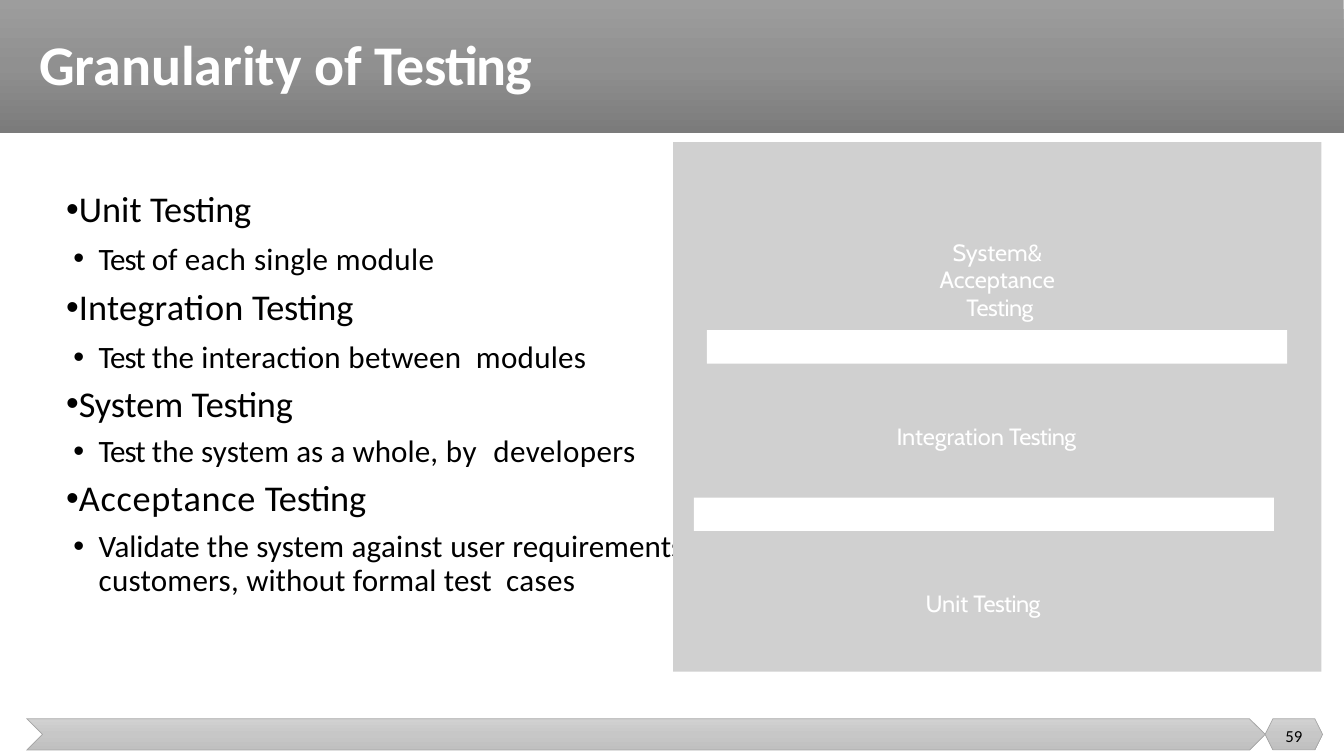
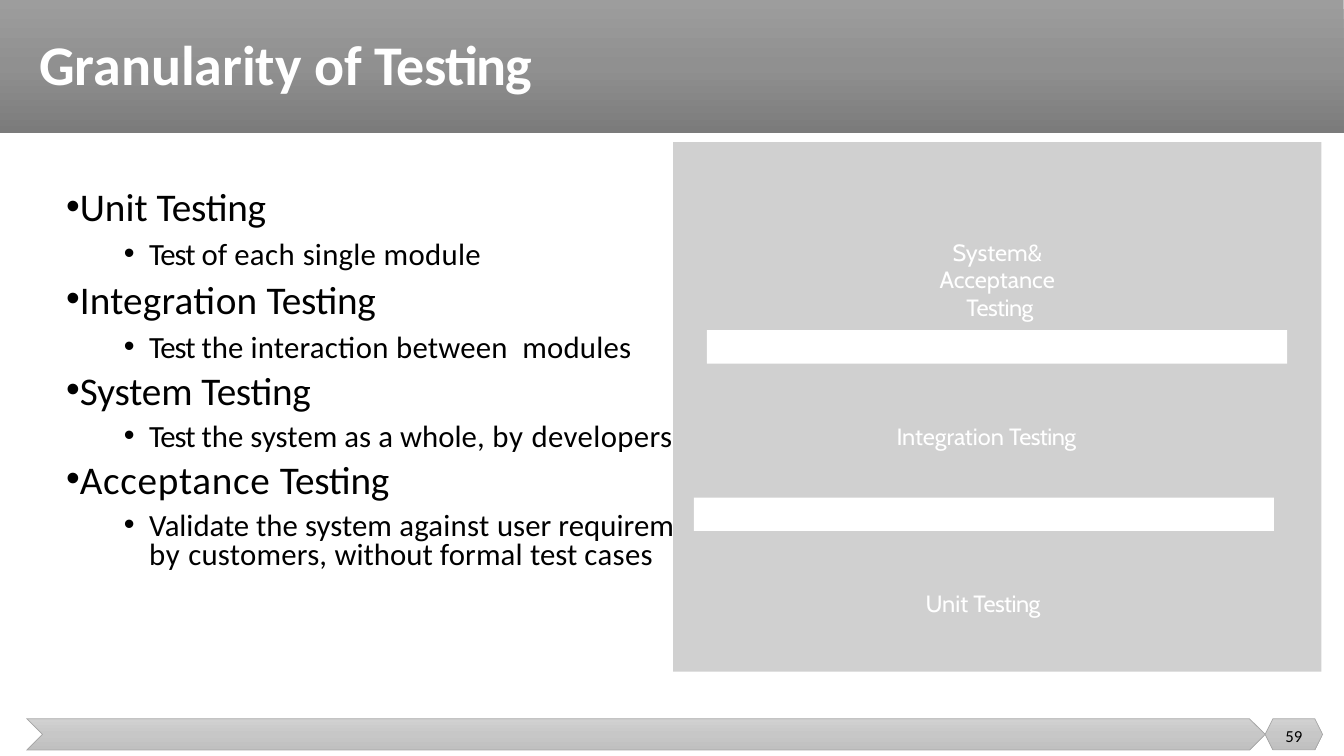
Before and after one commit to malenezi/malenezi, a slide deck: slide 59 of SE401/Lectures/1-Introduction/Introduction.pptx. Drawn at 1344x756 pixels with LibreOffice and Linux fonts; fonts in the diff are those of the drawing; grey boxes stand for pictures. Boxes give left, top, right and bottom in pixels: in the first picture for what was removed or moved away, otherwise in the second. Text is boxed around its words. In the diff, an @@ line names an element or a change of style, - is before the commit and + after.

```diff
--- a/SE401/Lectures/1-Introduction/Introduction.pptx
+++ b/SE401/Lectures/1-Introduction/Introduction.pptx
@@ text "Unit Testing" at bbox=[80, 194, 735, 570]: size 25.9 to 28 pt in "Unit Testing", "Integration Testing", "System Testing", "Acceptance Testing"; size 22.2 to 22 pt in "Test of each single module", "Test the interaction between modules", "Test the system as a whole, by ...", "Validate the system against user requirements, by ..."; line spacing 0.9 to 0.8; list level 2 to 3 in "Test of each single module"; list level 2 to 3 in "Test the interaction between modules"; list level 2 to 3 in "Test the system as a ..."; list level 2 to 3 in "Validate the system against user ..." @@
```
Also in this commit, not shown: 4 other slides changed.
